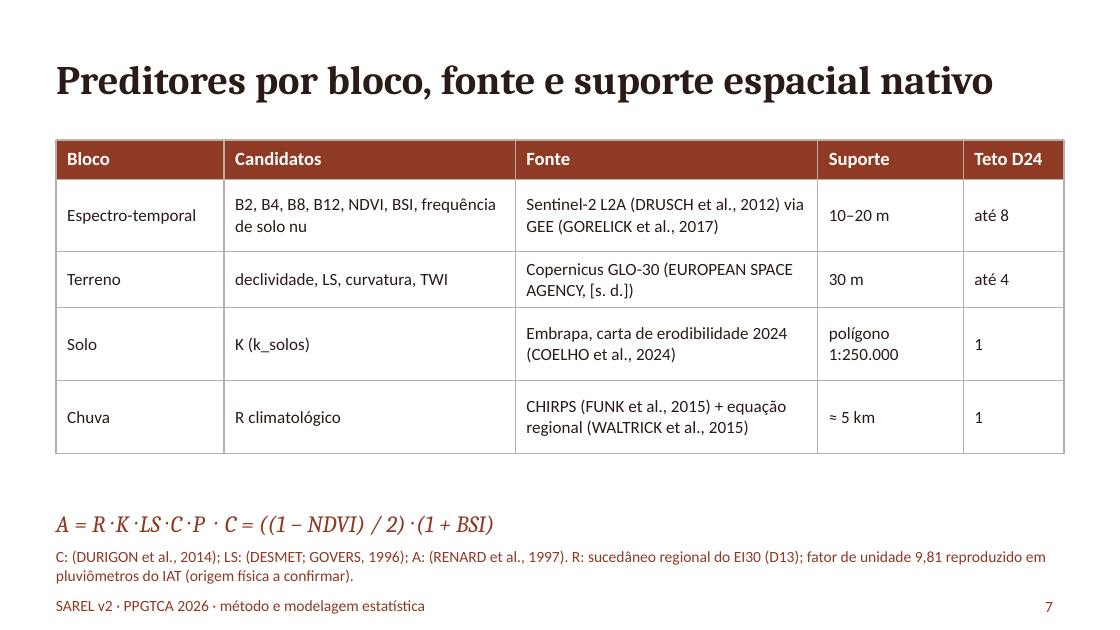
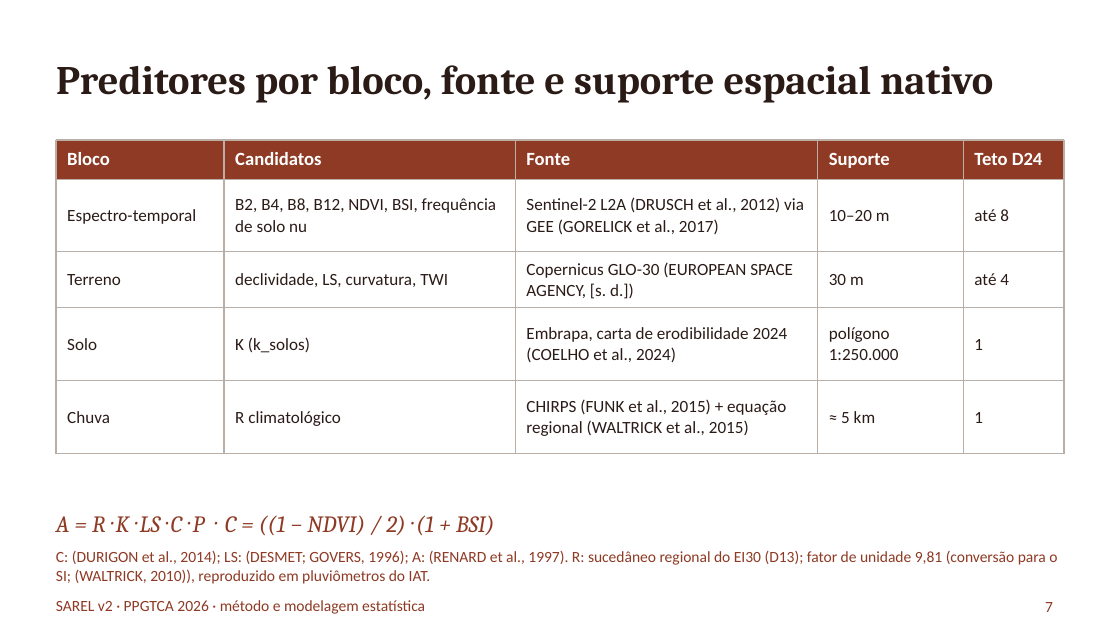
Before and after one commit to RedZardoz/localizador-erosao-v02, a slide deck: slide 7 of docs/Apresentacao_Pesquisa_SAREL_2026-10-06.pptx. Drawn at 1120x630 pixels with LibreOffice and Linux fonts; fonts in the diff are those of the drawing. Boxes give left, top, right and bottom in pixels: in the first picture for what was removed or moved away, otherwise in the second. Text is boxed around its words. In the diff, an @@ line names an element or a change of style, - is before the commit and + after.

```diff
--- a/docs/Apresentacao_Pesquisa_SAREL_2026-10-06.pptx
+++ b/docs/Apresentacao_Pesquisa_SAREL_2026-10-06.pptx
@@ text at (56, 551, 1057, 584): text changed @@
-C: (DURIGON et al., 2014); LS: (DESMET; GOVERS, 1996); A: (RENARD et al., 1997). R: sucedâneo regional do EI30 (D13); fator de unidade 9,81 reproduzido em pluviômetros do IAT (origem física a confirmar).
+C: (DURIGON et al., 2014); LS: (DESMET; GOVERS, 1996); A: (RENARD et al., 1997). R: sucedâneo regional do EI30 (D13); fator de unidade 9,81 (conversão para o SI; (WALTRICK, 2010)), reproduzido em pluviômetros do IAT.
```
Also in this commit, not shown: 4 other slides changed, 1 slide added, 13 other files.
